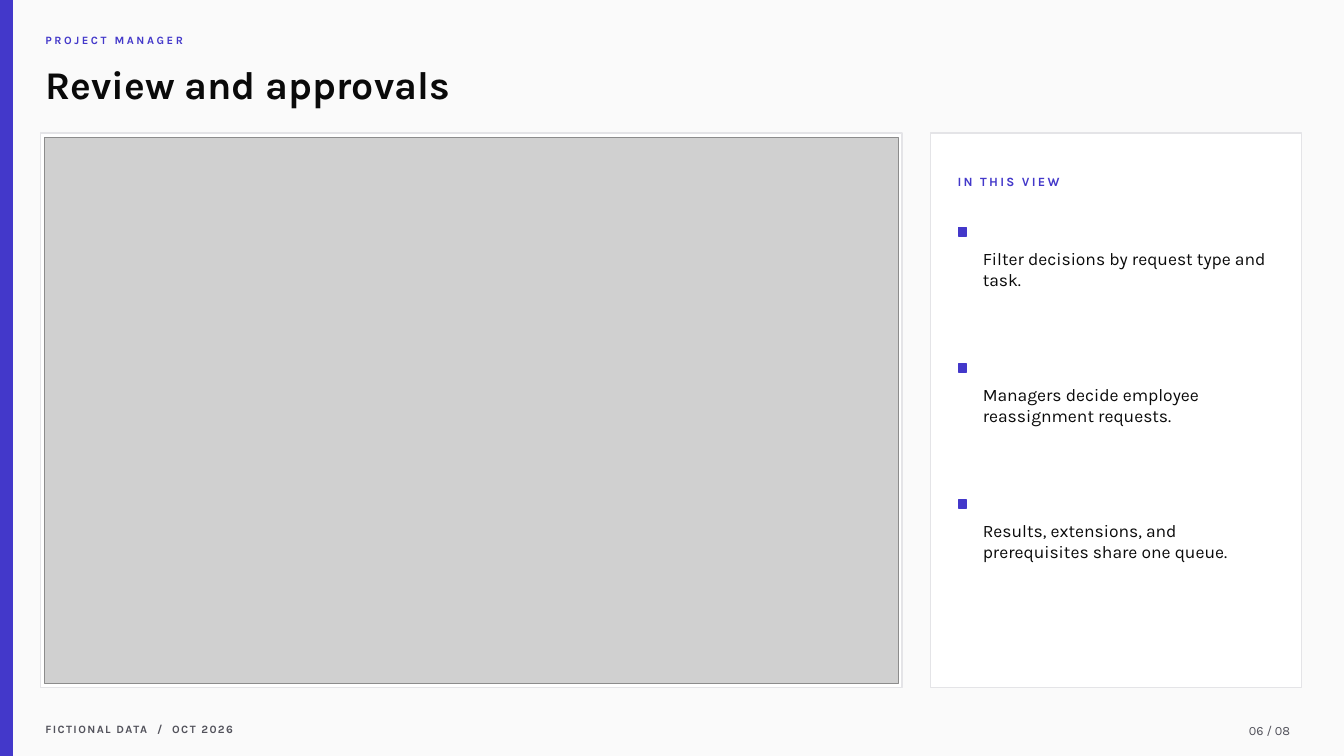
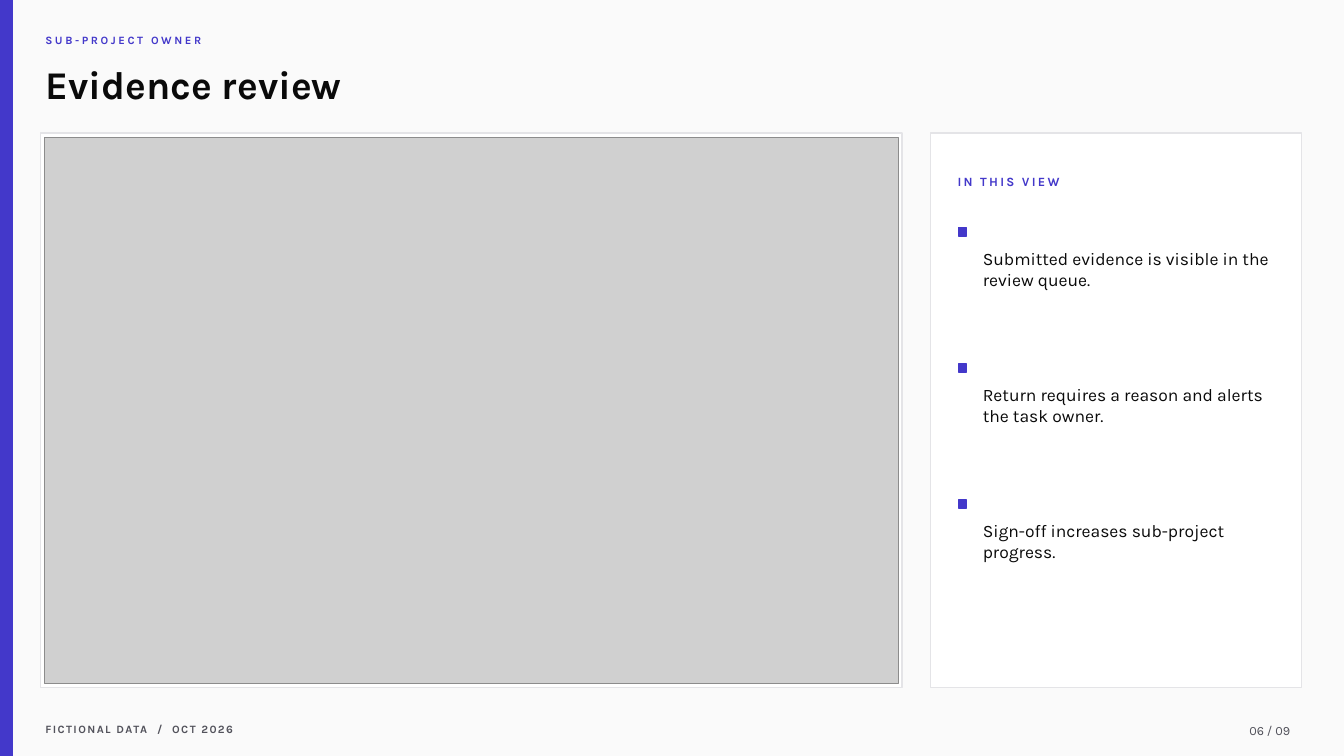
Before and after one commit to samarth-biztel/CVRDE, a slide deck: slide 6 of docs/CVRDE_Demo_Presentation.pptx. Drawn at 1344x756 pixels with LibreOffice and Linux fonts; fonts in the diff are those of the drawing; grey boxes stand for pictures. Boxes give left, top, right and bottom in pixels: in the first picture for what was removed or moved away, otherwise in the second. Text is boxed around its words. In the diff, an @@ line names an element or a change of style, - is before the commit and + after.

Commit message:
Align CVRDE demo with approved review scope

```diff
--- a/docs/CVRDE_Demo_Presentation.pptx
+++ b/docs/CVRDE_Demo_Presentation.pptx
@@ text at (45,36,201,44): text changed @@
-PROJECT MANAGER
+SUB-PROJECT OWNER
@@ text at (45,71,342,100): text changed @@
-Review and approvals
+Evidence review
@@ text at (983,253,1268,290): text changed @@
-Filter decisions by request type and task.
+Submitted evidence is visible in the review queue.
@@ text at (983,389,1263,423): text changed @@
-Managers decide employee reassignment requests.
+Return requires a reason and alerts the task owner.
@@ text at (983,525,1224,563): text changed @@
-Results, extensions, and prerequisites share one queue.
+Sign-off increases sub-project progress.
@@ text at (1249,727,1290,735): text changed @@
-06 / 08
+06 / 09
```
Also in this commit, not shown: 7 other slides changed, 1 slide added, 15 other files.
